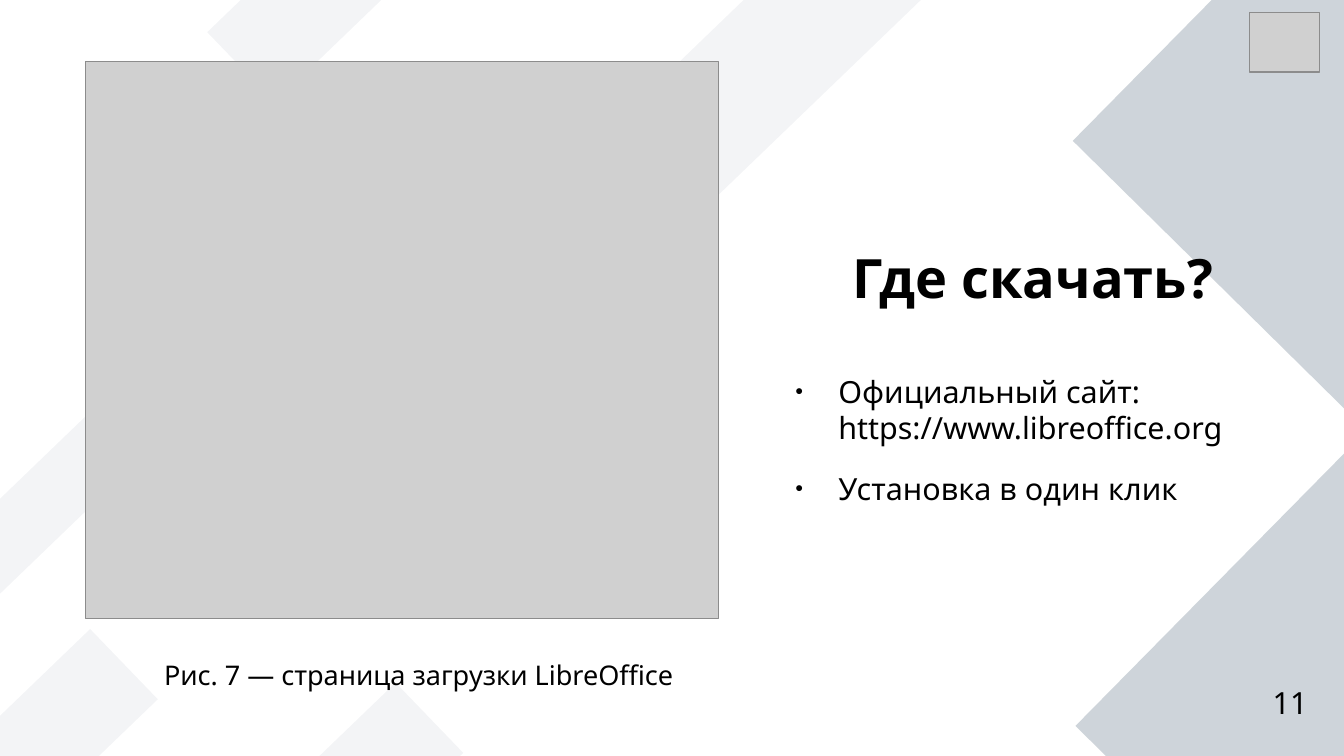
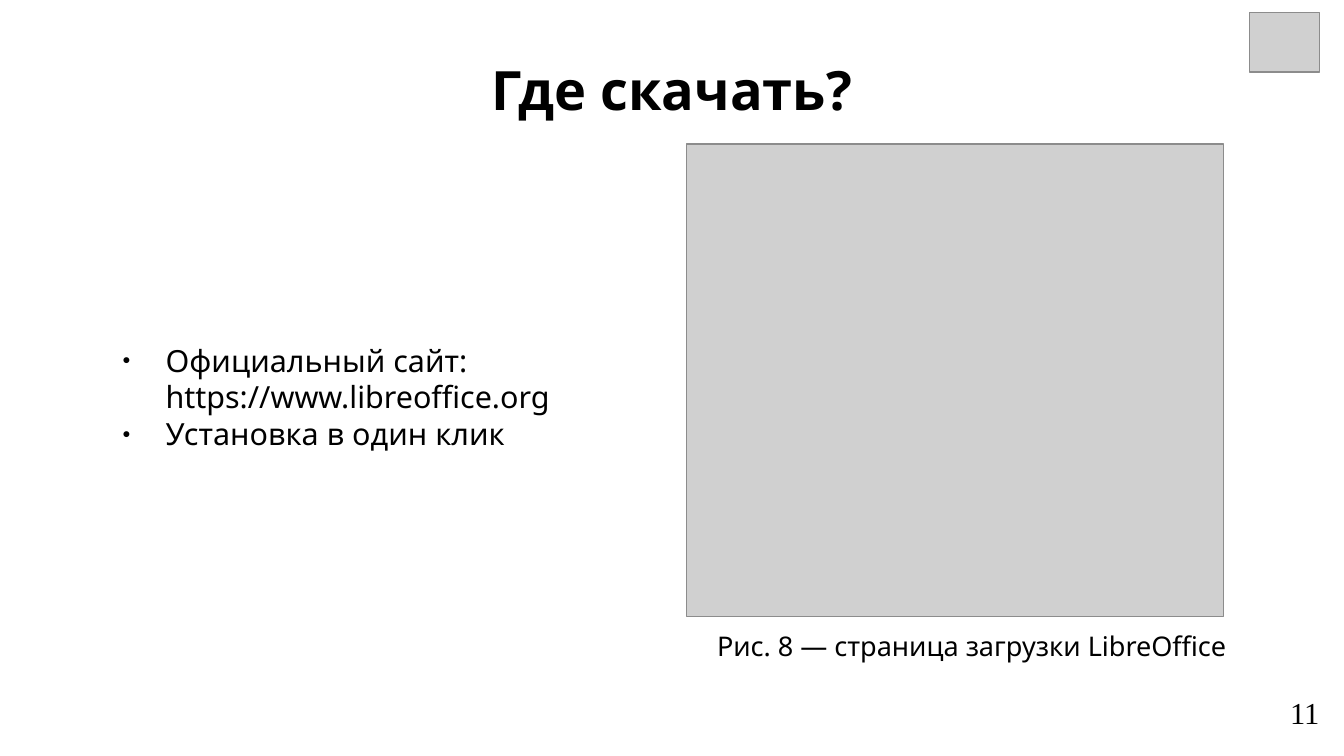
Before and after one commit to Soft-Darkness/df-presentations-2025, a slide deck: slide 11 of 4731204-50002/eremeeva-anna-aleksandrovna/LibreOffice_review.odp. Drawn at 1344x756 pixels with LibreOffice and Linux fonts; fonts in the diff are those of the drawing; grey boxes stand for pictures. Boxes give left, top, right and bottom in pixels: in the first picture for what was removed or moved away, otherwise in the second. Text is boxed around its words. In the diff, an @@ line names an element or a change of style, - is before the commit and + after.

```diff
--- a/4731204-50002/eremeeva-anna-aleksandrovna/LibreOffice_review.odp
+++ b/4731204-50002/eremeeva-anna-aleksandrovna/LibreOffice_review.odp
@@ rectangle removed at [207, 0, 523, 102] @@
@@ rectangle removed at [513, 0, 931, 311] @@
@@ rectangle removed at [1074, 0, 1344, 413] @@
@@ text "Где скачать?": place and size @@
-text "Где скачать?" at [852, 248, 1212, 309]
+text "Где скачать?" at [491, 70, 852, 121]
@@ text "Где скачать?" at [491, 70, 852, 121]: vertical alignment middle to top @@
@@ picture: place and size @@
-picture at [85, 62, 718, 620]
+picture at [687, 144, 1224, 617]
@@ rectangle removed at [0, 329, 223, 617] @@
@@ text "Официальный сайт: https://www.libreoffice.org": place and size @@
-text "Официальный сайт: https://www.libreoffice.org" at [838, 380, 1222, 506]
+text "Официальный сайт: https://www.libreoffice.org" at [166, 349, 550, 451]
@@ text "Официальный сайт: https://www.libreoffice.org" at [166, 349, 550, 451]: less space between paragraphs @@
@@ rectangle removed at [1076, 452, 1344, 756] @@
@@ text at [717, 635, 1226, 663]: text changed @@
-Рис. 7 — страница загрузки LibreOffice
+Рис. 8 ― страница загрузки LibreOffice
@@ rectangle removed at [147, 683, 464, 756] @@
@@ page number: place and size @@
-page number at [1273, 692, 1308, 714]
+page number at [1290, 704, 1319, 724]
@@ page number at [1290, 704, 1319, 724]: font Noto Sans to Times New Roman @@
```
Also in this commit, not shown: 11 other slides changed, 1 other file.
